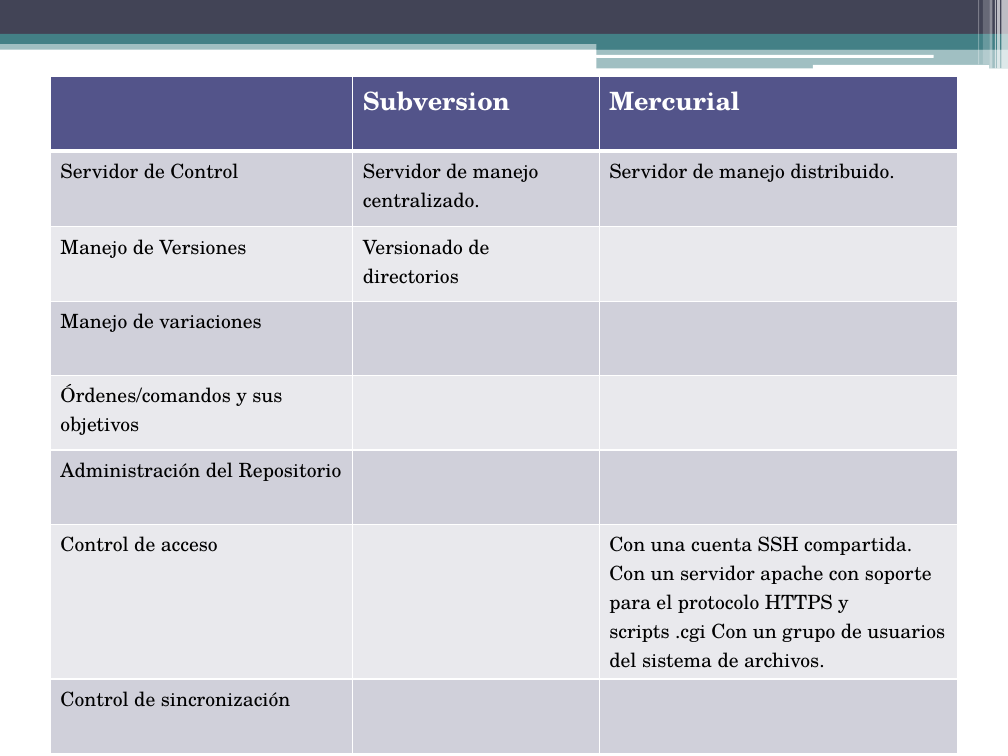
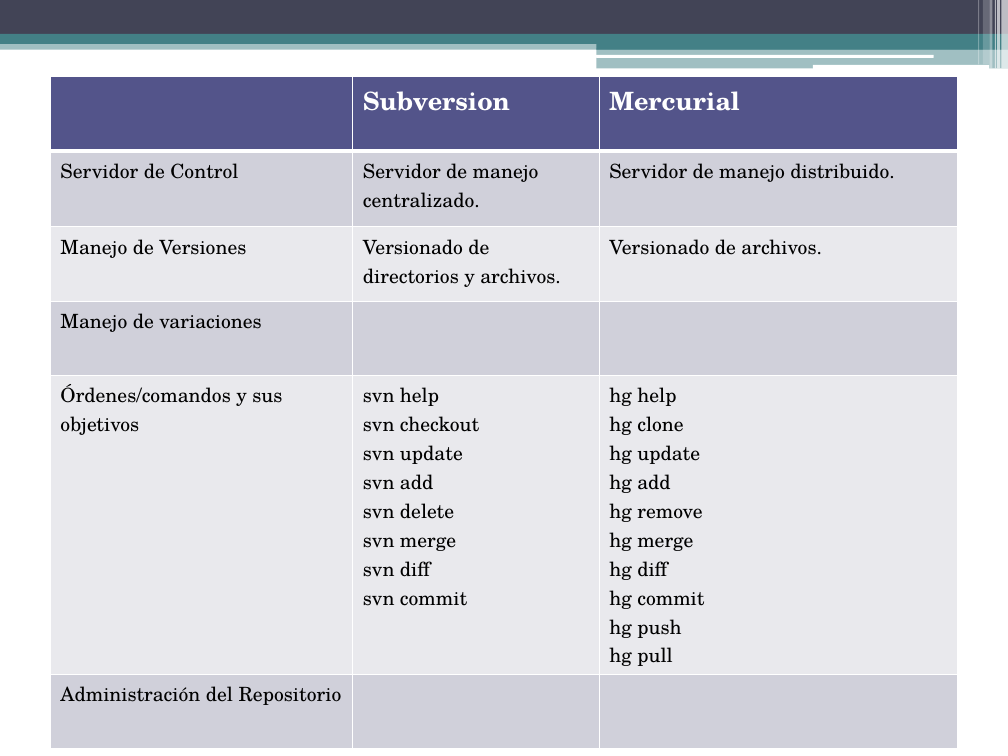
Before and after one commit to gabrielgag89/ing-sw-2012, a slide deck: slide 6 of Gestion de Configuracion.pptx. Drawn at 1008x756 pixels with LibreOffice and Linux fonts; fonts in the diff are those of the drawing. Boxes give left, top, right and bottom in pixels: in the first picture for what was removed or moved away, otherwise in the second. Text is boxed around its words. In the diff, an @@ line names an element or a change of style, - is before the commit and + after.

```diff
--- a/Gestion de Configuracion.pptx
+++ b/Gestion de Configuracion.pptx
@@ table at [50, 77, 958, 709] @@
-row 3, column 2: Versionado de directorios
+row 3, column 2: Versionado de directorios y archivos.
-row 3, column 3: 
+row 3, column 3: Versionado de archivos.
-row 5, column 2: 
+row 5, column 2: svn help / svn checkout / svn update / svn add / svn delete / svn merge / svn diff / svn commit
-row 5, column 3: 
+row 5, column 3: hg help / hg clone / hg update / hg add / hg remove / hg merge / hg diff / hg commit / hg push / hg pull
-row 7: Control de acceso |  | Con una cuenta SSH compartida. / Con un servidor apache con soporte para el protocolo HTTPS y scripts .cgi Con un grupo de usuarios del sistema de archivos.
-row 8: Control de sincronización |  | 
```
Also in this commit, not shown: 4 other slides changed, 2 other files.
